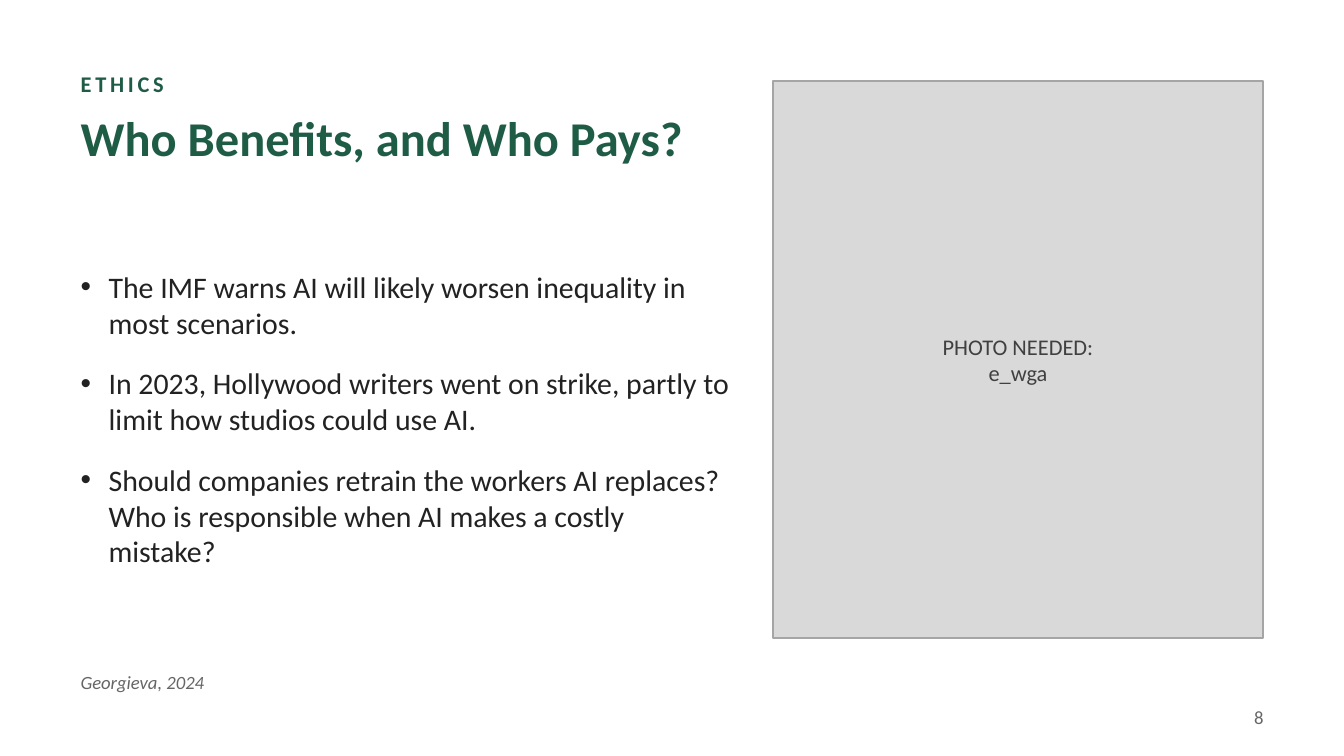
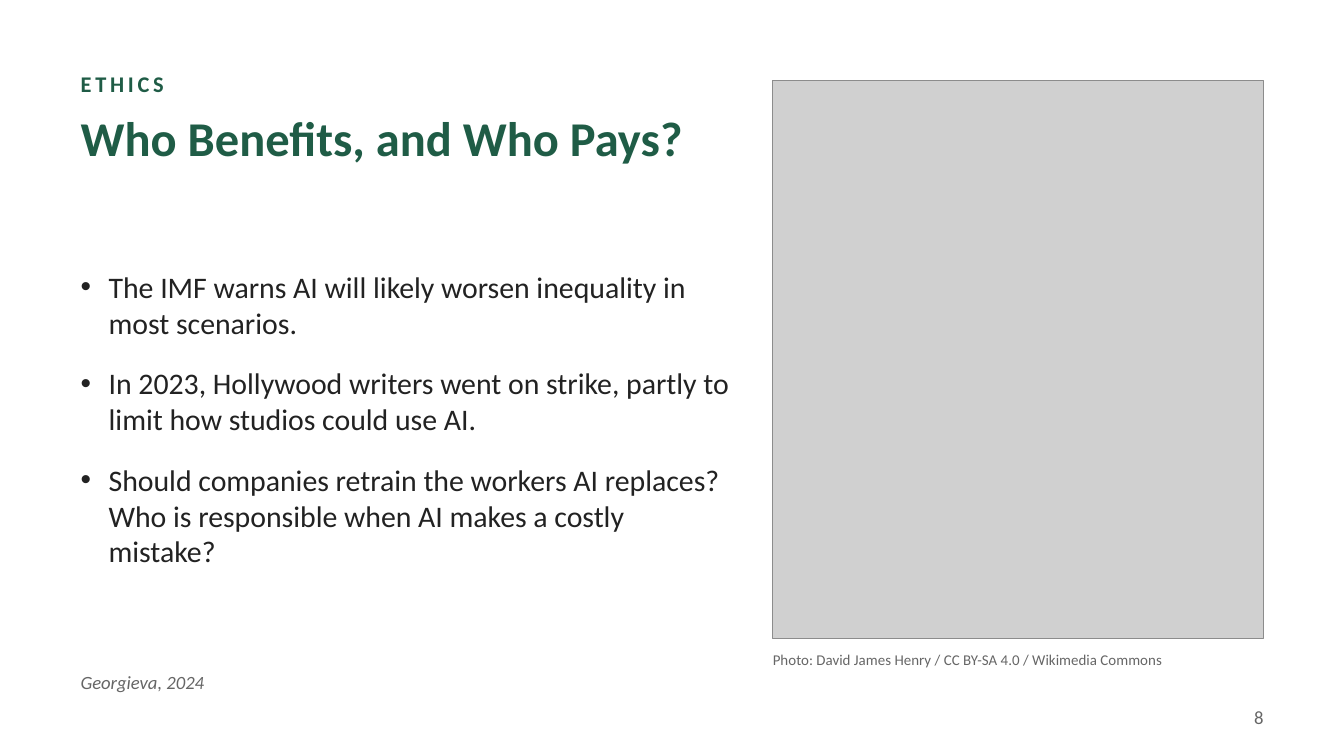
Before and after one commit to Hvdxx/academic-pptx-skill, a slide deck: slide 8 of presentations/AI_and_the_Economy.pptx. Drawn at 1344x756 pixels with LibreOffice and Linux fonts; fonts in the diff are those of the drawing; grey boxes stand for pictures. Boxes give left, top, right and bottom in pixels: in the first picture for what was removed or moved away, otherwise in the second. Text is boxed around its words. In the diff, an @@ line names an element or a change of style, - is before the commit and + after.

```diff
--- a/presentations/AI_and_the_Economy.pptx
+++ b/presentations/AI_and_the_Economy.pptx
@@ rectangle removed at (773,81,1263,638) @@
@@ picture added at (773,81,1263,638) @@
@@ text at (773,654,1161,668): text changed; size 12 to 8 pt; text colour #404040 to #666666 @@
-PHOTO NEEDED:
-e_wga
+Photo: David James Henry / CC BY-SA 4.0 / Wikimedia Commons
```
Also in this commit, not shown: 4 other slides changed, 1 other file.
